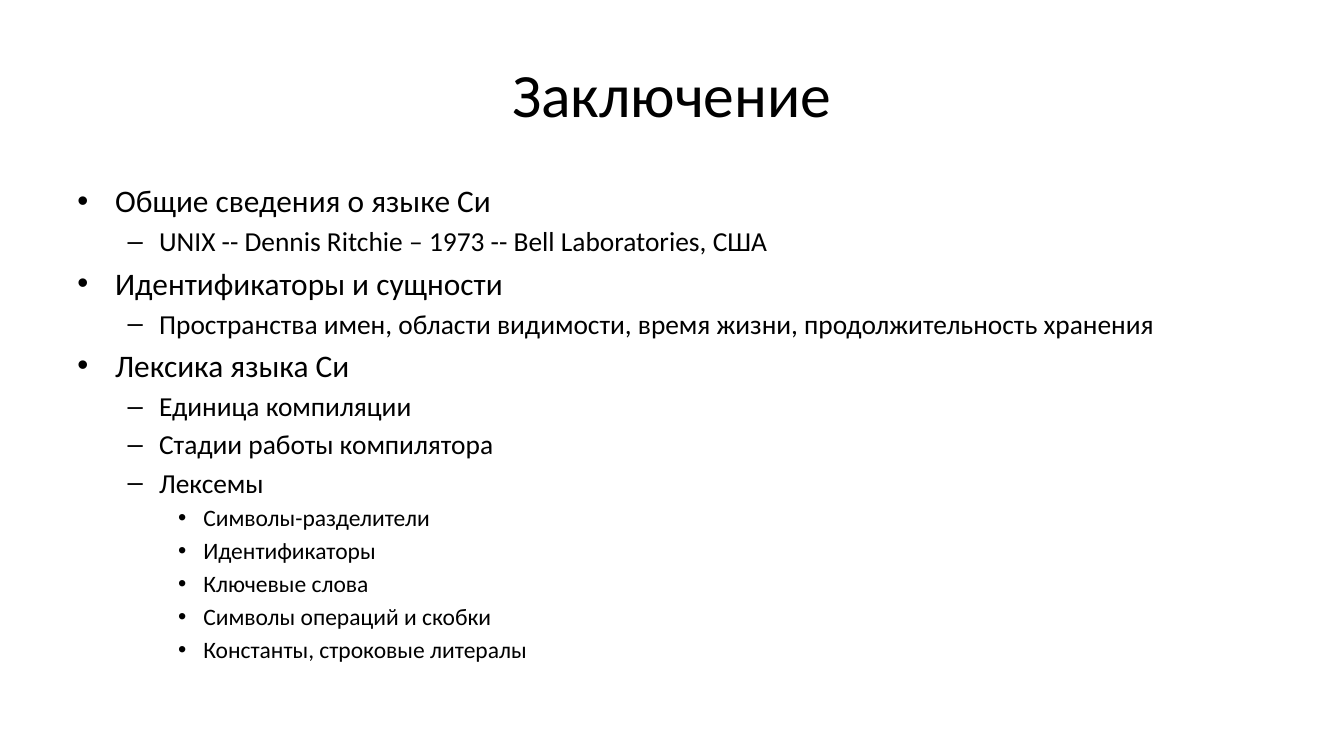
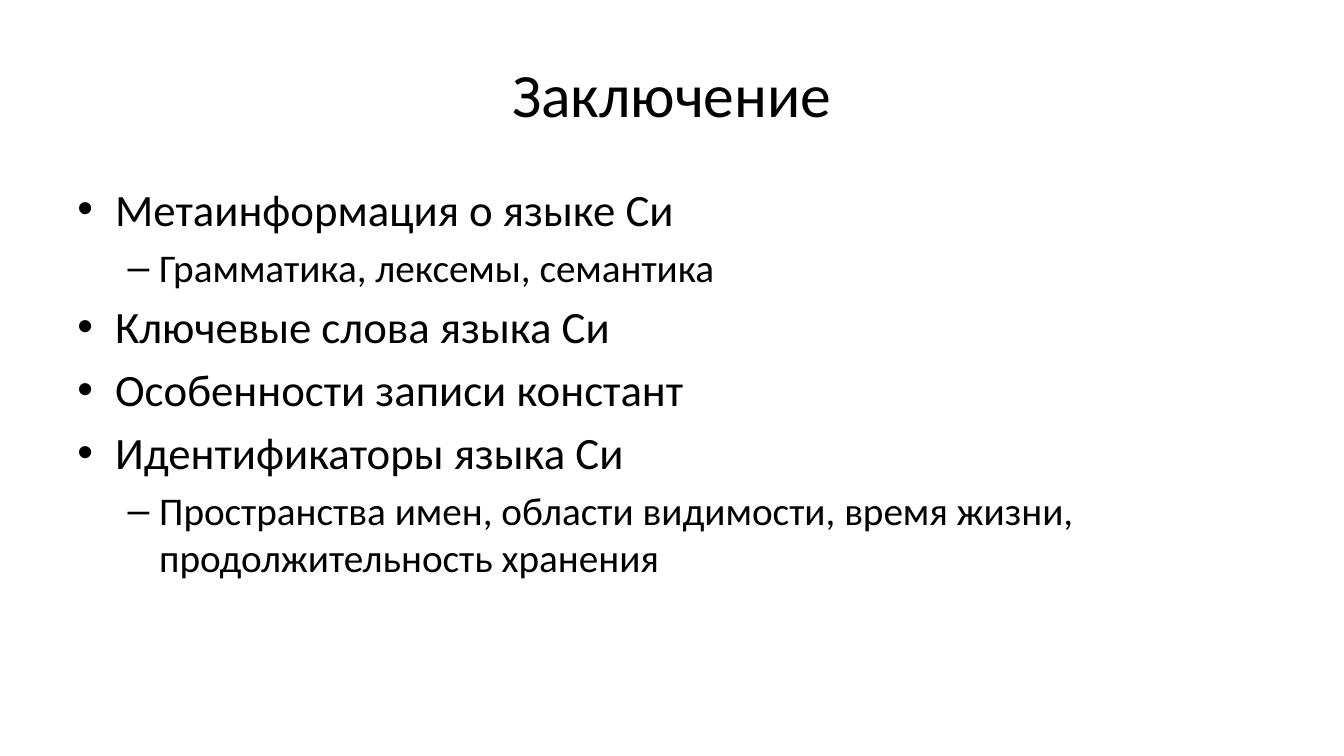
Before and after one commit to Evgueni-Petrov-aka-espetrov/Algorithms-and-Programming-in-C-pptx, a slide deck: slide 107 of 02.75 Лексика и концепции языка Си.pptx (slide 111 before the commit). Drawn at 1344x756 pixels with LibreOffice and Linux fonts; fonts in the diff are those of the drawing. Boxes give left, top, right and bottom in pixels: in the first picture for what was removed or moved away, otherwise in the second. Text is boxed around its words. In the diff, an @@ line names an element or a change of style, - is before the commit and + after.

```diff
--- a/02.75 Лексика и концепции языка Си.pptx
+++ b/02.75 Лексика и концепции языка Си.pptx
@@ text at <box>115,195,715,477</box>: text changed; size 19.6 to 32 pt @@
-• Общие сведения о языке Си
-  – UNIX -- Dennis Ritchie – 1973 -- Bell Laboratories, США
-• Идентификаторы и сущности
+• Метаинформация о языке Си
+  – Грамматика, лексемы, семантика
+• Ключевые слова языка Си
+• Особенности записи констант
+• Идентификаторы языка Си
@@ text at <box>115,356,527,662</box>: paragraphs removed @@
-• Лексика языка Си
-  – Единица компиляции
-  – Стадии работы компилятора
-  – Лексемы
-    • Символы-разделители
-    • Идентификаторы
-    • Ключевые слова
-    • Символы операций и скобки
-    • Константы, строковые литералы
@@ text at <box>159,498,1074,579</box>: size 19.6 to 28 pt in "Пространства имен, области видимости, время жизни, продолжит ..."; more space between paragraphs @@
```
Also in this commit, not shown: 8 other slides changed, 1 slide added.
